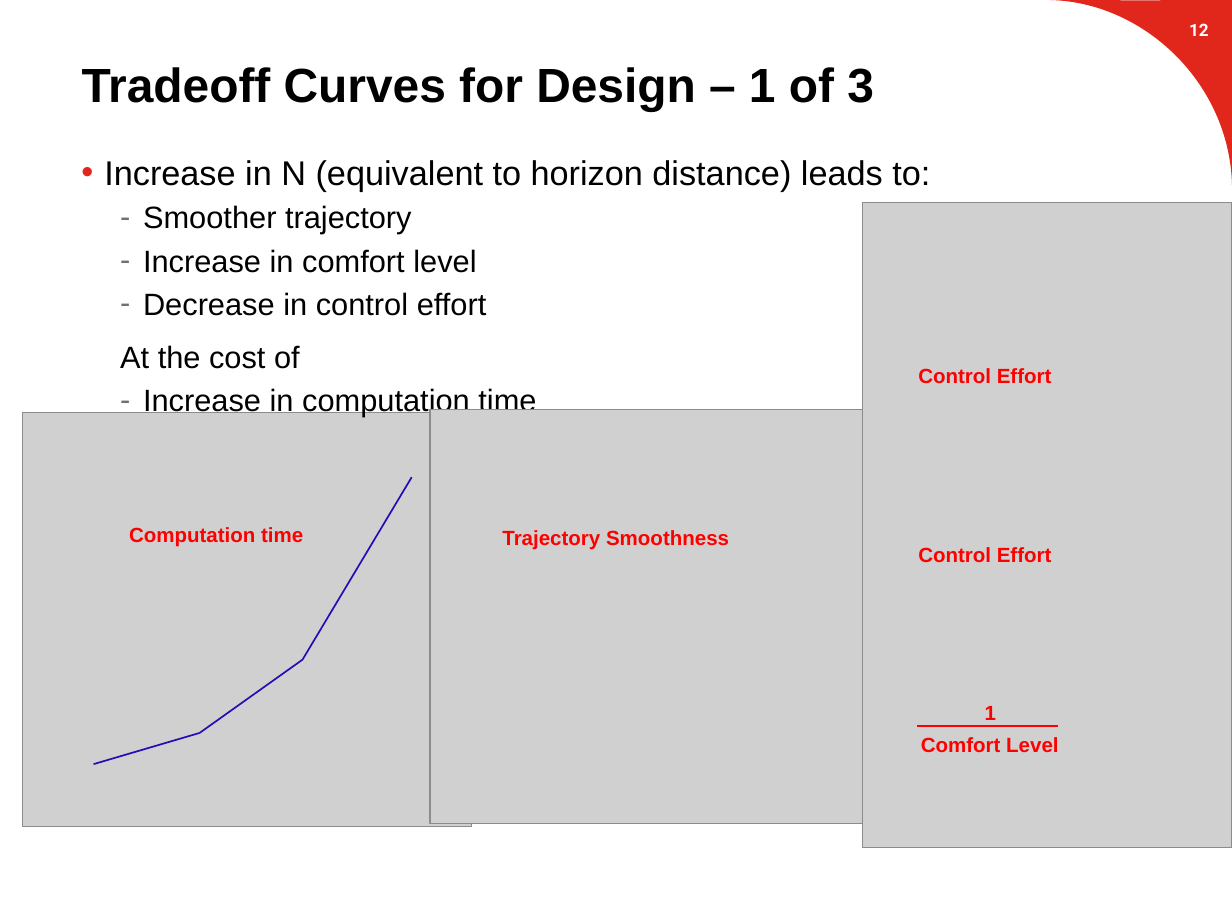
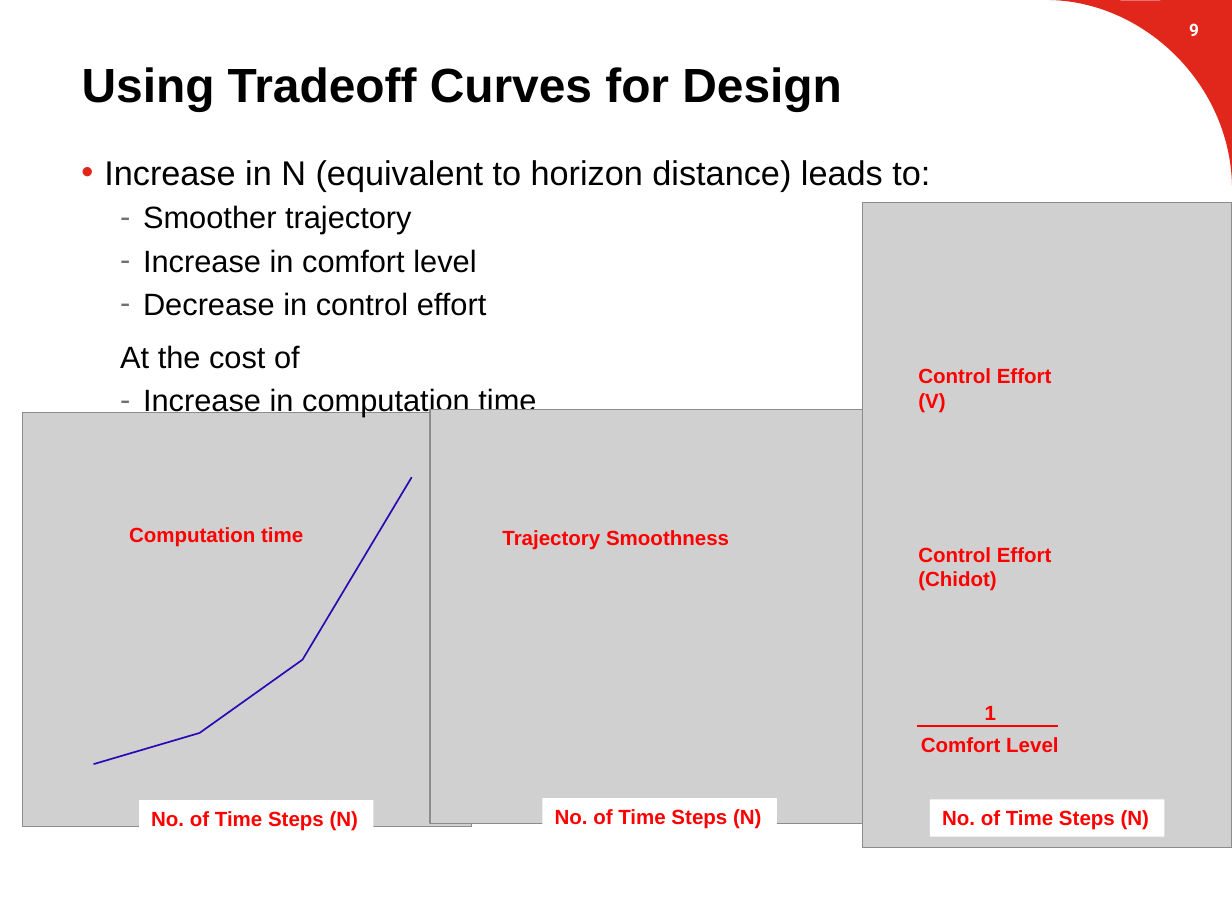
Before and after one commit to suvoganguli/GIG-MPC-Laplacian, a slide deck: slide 10 of 2D Results (mid-term short).pptx (slide 13 before the commit). Drawn at 1232x924 pixels with LibreOffice and Linux fonts; fonts in the diff are those of the drawing; grey boxes stand for pictures; background and template pictures are left out. Boxes give left, top, right and bottom in pixels: in the first picture for what was removed or moved away, otherwise in the second. Text is boxed around its words. In the diff, an @@ line names an element or a change of style, - is before the commit and + after.

```diff
--- a/2D Results (mid-term short).pptx
+++ b/2D Results (mid-term short).pptx
@@ page number at (x1=1189, y1=23, x2=1199, y2=36): text changed @@
-12
+9
@@ title at (x1=82, y1=67, x2=842, y2=111): text changed @@
-Tradeoff Curves for Design – 1 of 3
+Using Tradeoff Curves for Design
@@ text at (x1=918, y1=393, x2=945, y2=413): paragraph added @@
+(V)
@@ text at (x1=918, y1=571, x2=997, y2=591): paragraph added @@
+(Chidot)
@@ rectangle added at (x1=139, y1=800, x2=373, y2=837), fill #FFFFFF, 12 pt, text #FF0000, bold @@
+No. of Time Steps (N)
@@ rectangle added at (x1=542, y1=798, x2=776, y2=835), fill #FFFFFF, 12 pt, text #FF0000, bold @@
+No. of Time Steps (N)
@@ rectangle added at (x1=930, y1=800, x2=1164, y2=837), fill #FFFFFF, 12 pt, text #FF0000, bold @@
+No. of Time Steps (N)
```
Also in this commit, not shown: 2 other slides changed, 2 slides added, 3 slides removed.
